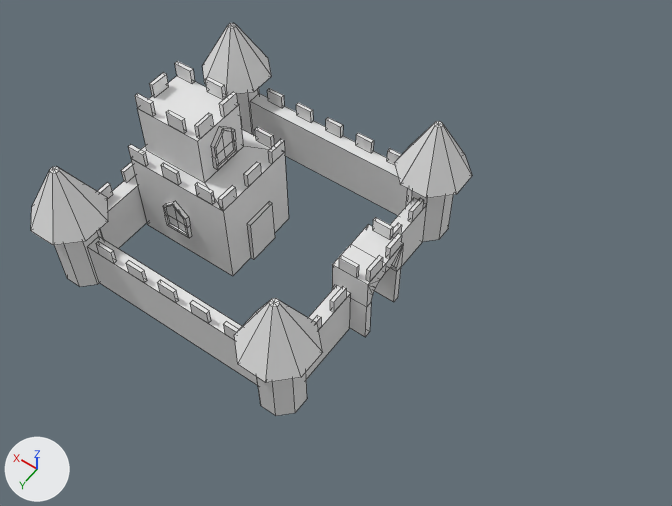
The FBX model Models/Castle/Castle_building.fbx, before and after one commit.
Rendered twice from a camera (50 mm lens) standing at (-10.63, 11.42, 19.49) and looking at (-2.76, 0.4, 2.18). The lights are fixed; the arrows at lower left show +X, +Y and +Z. Mesh edges are drawn as thin lines. Materials are left out; every surface is plain grey. Where no turn or scale is listed for an object, it has been applied to the vertices. Vertices at the same position are counted once.

Names of what the first picture shows: 'Walls_GRP1'.
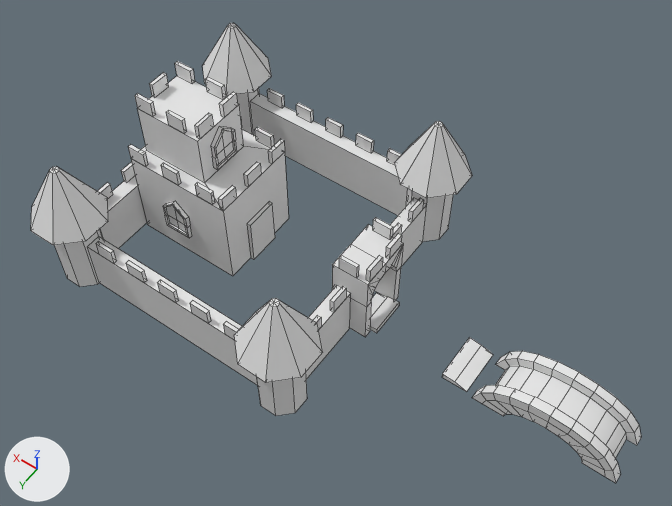
Where the newer file only moved an object's origin or applied its transform, the numbers keep the older frame.

What changed in the scene script:
```text
Change me_mesh:
    used by ob_walls_grp1; location = (0.0, 0.0, 2.21)
    verts and faces of me_mesh; kept vertices keep their numbers, new ones are numbered from 672
    remove me_mesh.from_pydata(...)  # 672 vertices, 503 faces; spans x -4.12..4.12, y -4.12..4.12, z -2.21..2.21
    add me_mesh.from_pydata(...)  # 798 vertices, 613 faces; spans x -10.6..4.12, y -4.12..4.12, z -2.21..2.21
    me_mesh part 1: a new loose piece of 110 vertices spanning x -10.6..-6.91, y -0.69..0.69, z -2.21..-1.1
    me_mesh part 2
    add verts[672] = (-6.03, -0.65, -2.05)  # pixel (469, 337)
    add verts[673] = (-6.03, -0.65, -2.2)  # pixel (468, 340)
    add verts[674] = (-6.73, -0.65, -2.2)  # pixel (493, 354)
    add verts[675] = (-6.38, -0.65, -2.09)  # pixel (481, 345)
    add for new, old in zip([*range(676, 680)], [*range(672, 676)]): verts[new] = verts[old] + (0.0, 1.27, 0.0)
    add faces += [(672, 673, 677, 676), (674, 675, 679, 678), (672, 675, 674, 673), (676, 677, 678, 679), (672, 676, 679, 675)]
    me_mesh part 3
    add verts[680] = (-4.06, -0.52, -2.05)  # pixel (399, 302)
    add verts[681] = (-4.06, -0.52, -2.2)  # pixel (399, 305)
    add verts[682] = (-3.37, -0.52, -2.2)  # pixel (376, 292)
    add verts[683] = (-3.72, -0.52, -2.09)  # pixel (387, 296)
    add for new, old in zip([*range(684, 688)], [*range(680, 684)]): verts[new] = verts[old] + (0.0, 1.02, 0.0)
    add faces += [(680, 684, 685, 681), (682, 686, 687, 683), (684, 687, 686, 685), (680, 681, 682, 683), (680, 683, 687, 684)]
```

Pixel boxes (x1, y1, x2, y2) of what changed, in the pictures (672 x 506 px):
'Walls_GRP1', reshaped (38% wider, 17% taller): before (31, 23, 472, 416); after (31, 23, 641, 483)
part 1 of me_mesh, added: after (472, 351, 641, 483)
part 2 of me_mesh, added: after (442, 337, 493, 392)
part 3 of me_mesh, added: after (370, 293, 399, 333)
